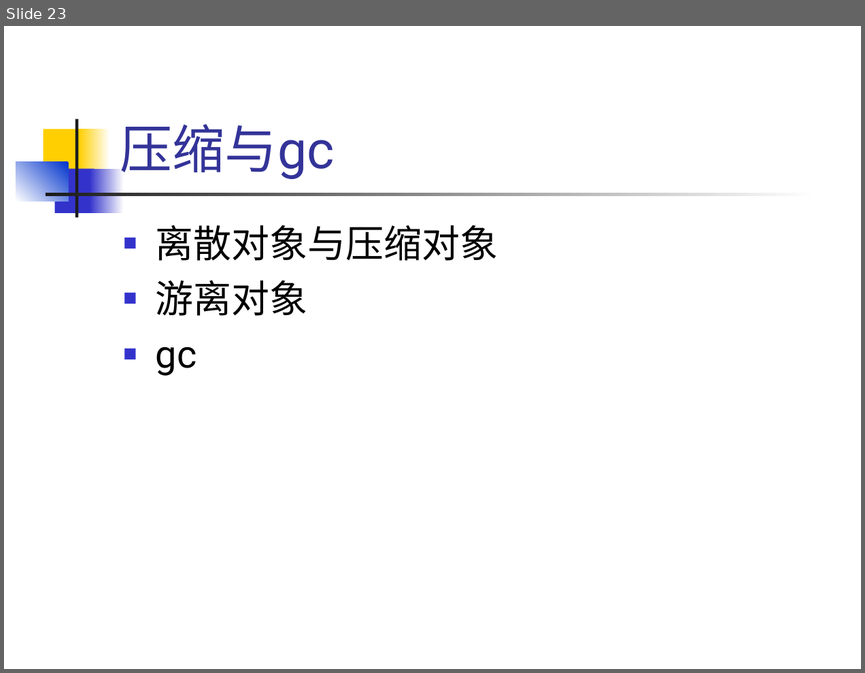
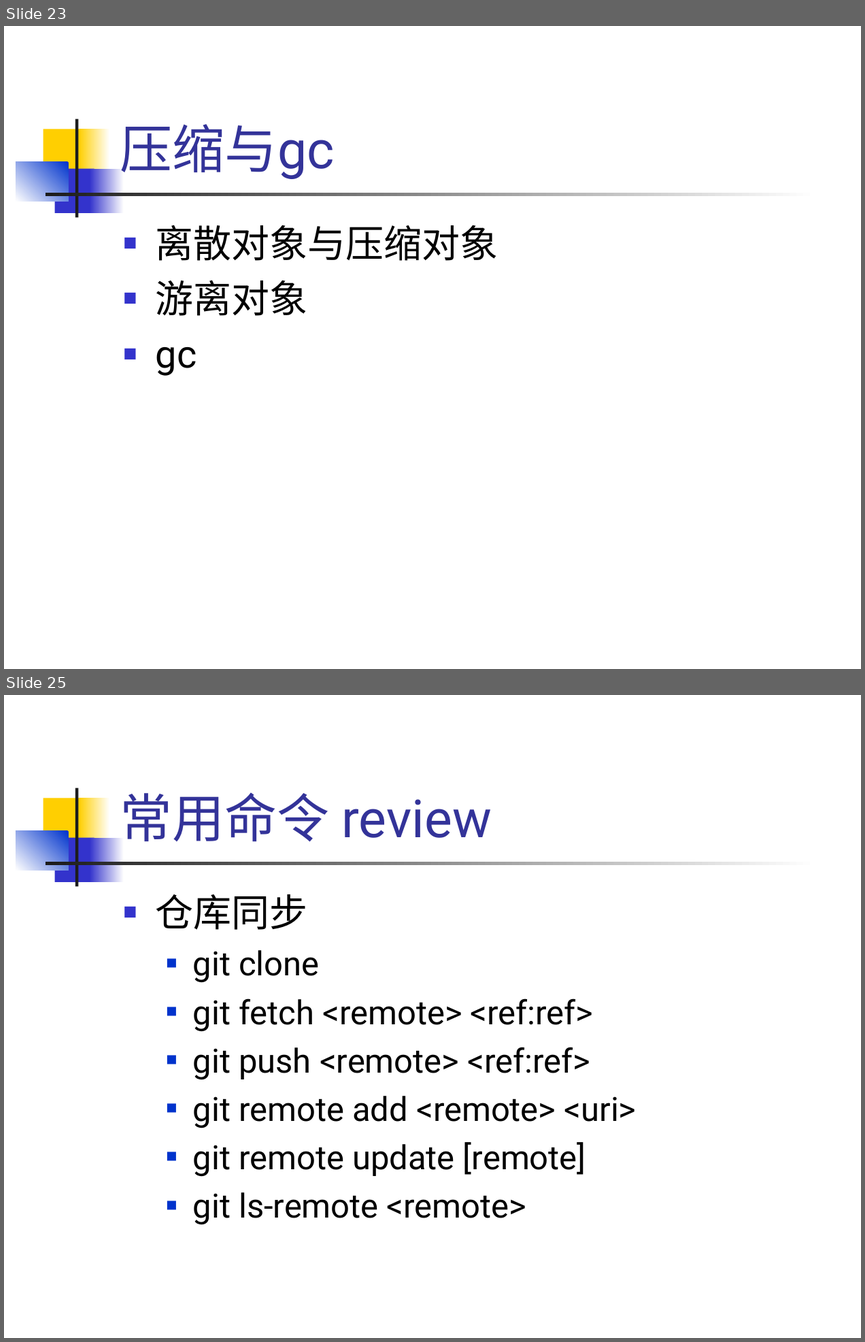
Before and after one commit to hanyong/git-inner-and-use, a slide deck: git-inner-and-use.ppt. Shown one above the other, each under a label of ours: slide 23 before the commit, slides 23 and 25 after it; the slides between them are not shown. The pictures are 865x673 and 865x1342 pixels, drawn with LibreOffice and Linux fonts; fonts in the diff are those of the drawing. Boxes give left, top, right and bottom in pixels: in the first picture for what was removed or moved away, otherwise in the second. Text is boxed around its words. In the diff, an @@ line names an element or a change of style, - is before the commit and + after.

Commit message:
添加 "常用命令review", 其他细节修改

```diff
--- a/git-inner-and-use.ppt
+++ b/git-inner-and-use.ppt
@@ slide 25 added at (4,695,861,1338), background #FFFFFF; not listed: 7 template elements that a slide beside it also shows @@
@@ title added at (120,792,492,842), 44 pt, text #333399 @@
+常用命令 review
@@ text added at (156,894,636,1225), 28 pt, text #000000 @@
+■ 仓库同步
+  ■ git clone
+  ■ git fetch <remote> <ref:ref>
+  ■ git push <remote> <ref:ref>
+  ■ git remote add <remote> <uri>
+  ■ git remote update [remote]
+  ■ git ls-remote <remote>
```
Also in this commit, not shown: 4 slides changed, 2 other slides added, 1 slide removed.
